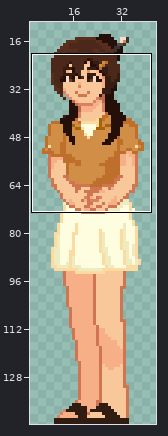
Edited in one commit: sprite sheet (assets/photos/test/practice_girl.png). Above, an overview of the earlier version with the close-up marked.
Close-up. Earlier state:
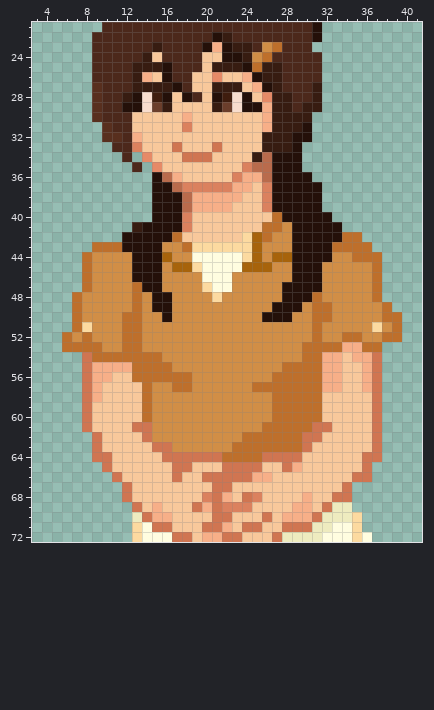
The file is 48x144 pixels. Shown: x 3..41, y 21..72. The wide view leaves out empty margins.
Now the later version:
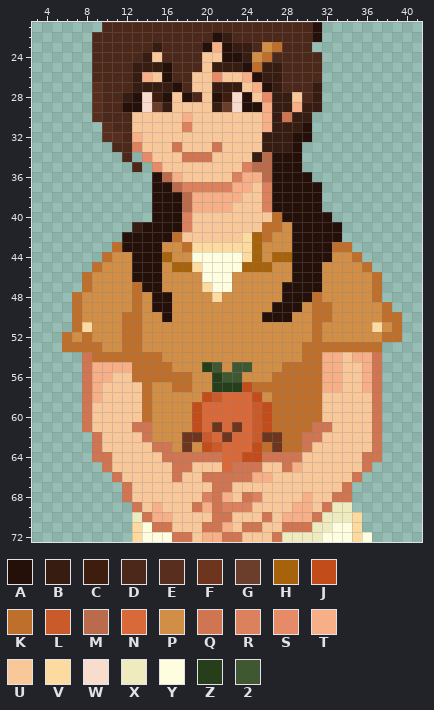
Palette (. is transparent): A #241009  B #371c11  C #3f1d0e  D #4c281b  E #582f1e  F #6d351d  G #6b3e2b  H #a7630b  J #c24c1a  K #be6f2b  L #cb5a2a  M #b96b4c  N #d96939  P #d18e46  Q #d07551  R #db815e  S #e68a67  T #f7af88  U #f8c89b  V #fcdaa0  W #f8ddce  X #eeebbf  Y #fffde0  Z #273e1a  2 #405832
Changes in this commit:
Changed rows in their new state; - is an unchanged pixel.
first column x 28:
28 -U
29 -T
30 Q-
first column x 8:
42 --------------------------..--
43 -..------------------------..-
44 ..K-------------------------..
45 .K--------------------------K.
first column x 18:
52 ----------------PP-
53 ----------------KK-
55 --Z2-22------------
56 ---Z22-------------
57 ---ZZZJ------------
58 --JLNNNJ-----------
59 -JNNNNNLJ----------
60 -JNNNNNLJ----------
61 -JNFNFNLJ----------
62 FFLNFNNLFF---------
63 F-JLNNNJ-F---------
64 ----NNJJ-----------
65 ----N--------------
66 ------------------.
